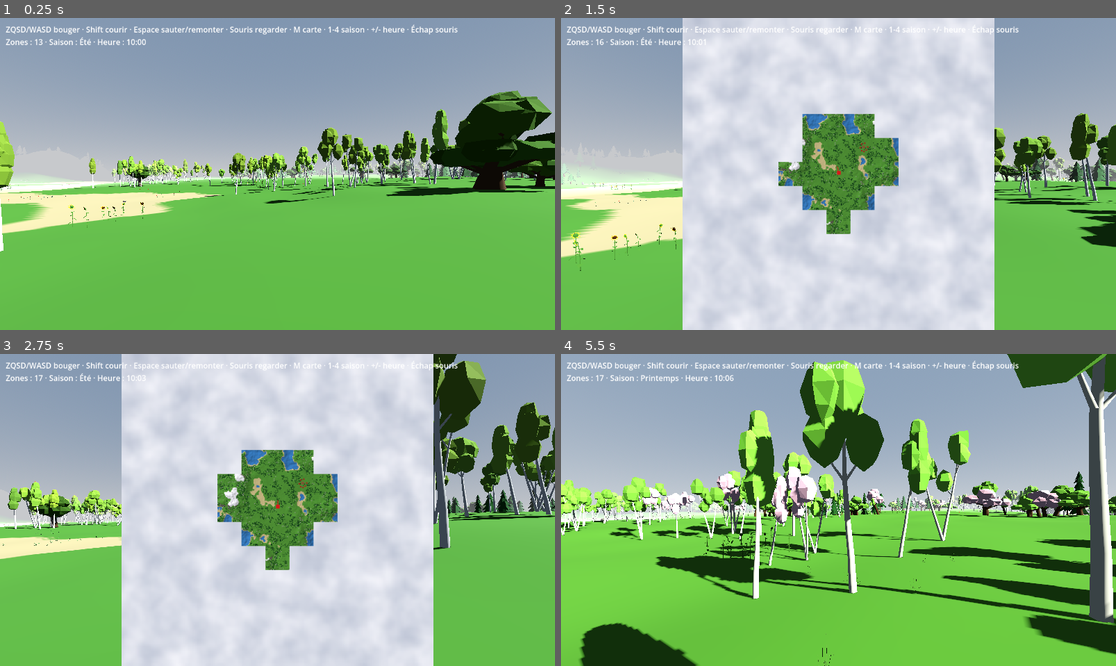
Above: before the commit, frames 1-4 (two rows, left to right).
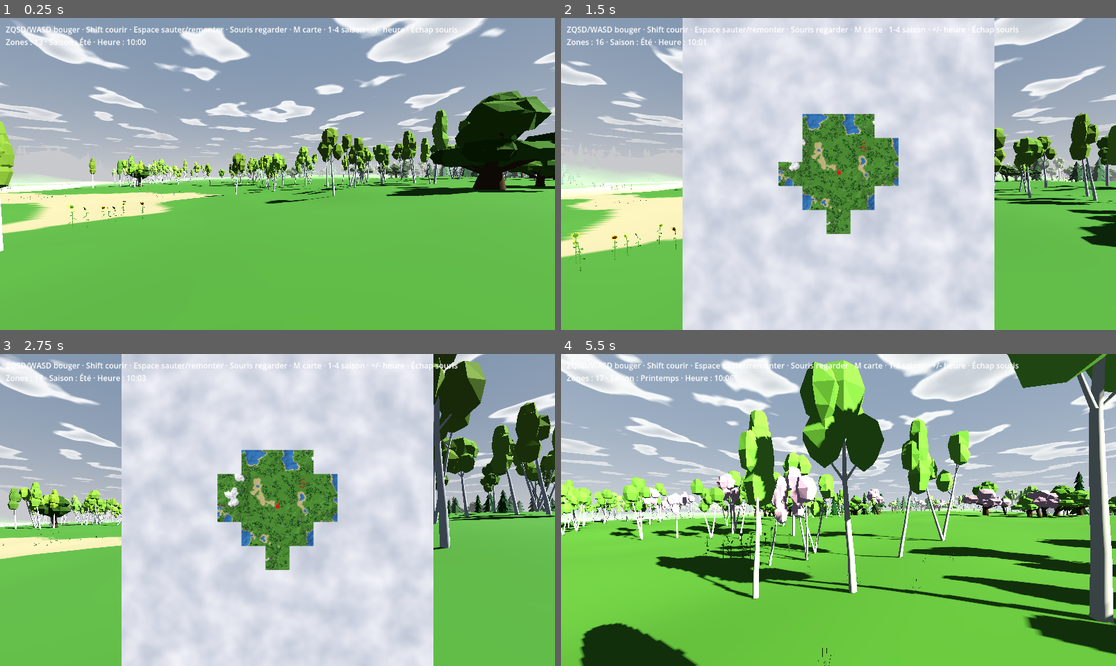
Above: after the commit, the same moments.

Repository: tdebarochez/openworld
Game: Godot game, scene res://main.tscn
Two runs of this game, one before a commit and one after it. Both use one fixed random seed, a clock stepped at 60 frames per second and the inputs below.
Inputs (mouse positions are in pixels of both pictures, inside the frame that each line leads up to):
- Up to frame 1 (0.25 s): no input
- Up to frame 2 (1.5 s): tap Enter at 0.5 s; move the mouse to (866, 174) at 0.52 s; hold W from 0.53 s (still down); tap M at 0.6 s; tap Space at 0.77, 1.07 s; move the mouse to (810, 174) at 1.27 s; tap Shift at 1.35 s
- Up to frame 3 (2.75 s): keep holding W; tap Space at 1.52, 1.82 s; move the mouse to (288, 503) at 2.02 s; tap 1 at 2.1 s
- Up to frame 4 (5.5 s): keep holding W; move the mouse to (832, 516) at 2.77 s; tap 4 at 2.85 s; tap Space at 3.02, 3.32, 3.77, 4.07, 4.52, 4.82 s; move the mouse to (877, 513) at 3.52 s; tap 6 at 3.6 s; move the mouse to (794, 506) at 4.27 s; tap M at 4.35 s; move the mouse to (844, 510) at 5.02 s; hold Shift from 5.03 s (still down)

The runs differ from the first frame. In frame 1, 7.6% of the frame differs, in the area x 0-100%, y 0-45%; in frame 2, 3.2%; in frame 3, 2.5%; in frame 4, 8.8%, in the area x 0-100%, y 0-44%.

Commit message:
Add drifting cumulus clouds tinted by the hour and the season
clouds.gd: a low-poly sphere just inside the camera's far plane follows the
camera; its unshaded, fog-free shader casts each view ray onto a virtual
cloud base 1200 m up and reads a seamless noise texture in world space, so
clouds drift with the wind and stay put as the player walks. Colours come
from the sun/moon light and sky colours daynight.gd sets; coverage eases to
the season's (fair summer, overcast winter). Drawn over the sky, hiding stars.

Co-Authored-By: Claude Opus 5.5 <noreply@anthropic.com>

Diff:
--- /dev/null
+++ b/clouds.gd
@@ -0,0 +1,92 @@
+extends MeshInstance3D
+## Cumulus layer. The camera's far plane is only 250 m, so the clouds live on a virtual plane
+## HEIGHT m up: a sphere just inside the far plane follows the camera, and each of its pixels casts
+## the view ray onto that plane and reads a tiling noise texture there (world coordinates, so the
+## clouds drift with the wind and the player walks under them). Unshaded and fog-free; drawn before
+## every other transparent object, over the sky (hides the stars) and the fully fogged distant terrain.
+## Colours come from what daynight.gd set for the hour (light, horizon haze, sky top), so no light
+## logic is repeated here; the season sets the coverage.
+
+const HEIGHT := 1200.0  # m, cloud base
+const TILE := 5000.0  # m covered by one repeat of the noise texture
+const WIND := Vector2(9.0, 4.0)  # m/s
+const COVER := [0.3, 0.6, 0.85, 0.45]  # sky fraction-ish, by seasons.Season
+const SHADER := """
+shader_type spatial;
+render_mode unshaded, fog_disabled, cull_disabled, depth_draw_never, shadows_disabled;
+uniform sampler2D noise_tex : filter_linear_mipmap, repeat_enable;
+uniform vec3 lit : source_color;  // thin edges, lit by the sun / moon and the sky
+uniform vec3 shade : source_color;  // thick cores, seen from below
+uniform vec3 haze : source_color;  // sky horizon colour: clouds melt into it far away
+uniform float cover;
+uniform float height;
+uniform float tile;
+uniform vec2 drift;  // uv, wrapped to [0, 1)
+varying vec3 world_pos;
+
+void vertex() {
+	world_pos = (MODEL_MATRIX * vec4(VERTEX, 1.0)).xyz;
+}
+
+void fragment() {
+	vec3 dir = normalize(world_pos - CAMERA_POSITION_WORLD);
+	float up = max(dir.y, 0.01);  // no branch: keeps the texture derivatives valid
+	vec2 uv = (CAMERA_POSITION_WORLD.xz + dir.xz * (height - CAMERA_POSITION_WORLD.y) / up) / tile;
+	float n = texture(noise_tex, uv + drift).r * 0.8 + texture(noise_tex, uv * 3.0 + drift * 4.0 + 0.37).r * 0.2;
+	float edge = mix(0.72, 0.38, cover);
+	float thick = smoothstep(edge, edge + 0.3, n);
+	ALBEDO = mix(mix(lit, shade, thick), haze, 1.0 - smoothstep(0.02, 0.3, dir.y));
+	ALPHA = smoothstep(edge, edge + 0.06, n) * smoothstep(0.0, 0.1, dir.y);
+}
+"""
+
+var world  # world.gd
+var cover := -1.0  # eases towards COVER[season]
+var drift := Vector2.ZERO
+var lit: Color
+var mat := ShaderMaterial.new()
+
+
+func _ready() -> void:
+	if world == null:
+		world = get_parent()
+	var noise := FastNoiseLite.new()
+	noise.seed = 99
+	noise.noise_type = FastNoiseLite.TYPE_SIMPLEX_SMOOTH
+	noise.frequency = 0.012  # ~3 cloud groups across a tile
+	noise.fractal_octaves = 3
+	var img := noise.get_seamless_image(256, 256)
+	img.generate_mipmaps()
+	mat.shader = Shader.new()
+	mat.shader.code = SHADER
+	mat.render_priority = -100  # before snow, petals, water
+	mat.set_shader_parameter("noise_tex", ImageTexture.create_from_image(img))
+	mat.set_shader_parameter("height", HEIGHT)
+	mat.set_shader_parameter("tile", TILE)
+	var sphere := SphereMesh.new()
+	sphere.radius = world.player.camera.far * 0.9
+	sphere.height = sphere.radius * 2.0
+	sphere.radial_segments = 16
+	sphere.rings = 8
+	mesh = sphere
+	material_override = mat
+	cast_shadow = GeometryInstance3D.SHADOW_CASTING_SETTING_OFF
+	_process(0.0)
+
+
+func _process(delta: float) -> void:
+	global_position = world.player.camera.global_position
+	drift = (drift + WIND * delta / TILE).posmod(1.0)
+	var target: float = COVER[world.seasons.season]
+	cover = target if cover < 0.0 else lerpf(cover, target, minf(delta * 0.3, 1.0))
+	var sun: DirectionalLight3D = world.seasons.sun
+	var sky: ProceduralSkyMaterial = world.seasons.sky
+	var light := sun.light_color * sun.light_energy
+	var haze := sky.sky_horizon_color
+	var shade := sky.sky_top_color.lerp(haze, 0.6) * (1.0 - 0.35 * cover) + light * 0.15
+	lit = (haze * 0.85 + light * 0.45).lerp(shade, cover * 0.5)  # overcast: flatter, greyer
+	mat.set_shader_parameter("lit", lit)
+	mat.set_shader_parameter("shade", shade)
+	mat.set_shader_parameter("haze", haze)
+	mat.set_shader_parameter("cover", cover)
+	mat.set_shader_parameter("drift", drift)
--- /dev/null
+++ b/tests/test_clouds.gd
@@ -0,0 +1,68 @@
+extends SceneTree
+# Run: godot --headless --path . -s tests/test_clouds.gd
+# The cloud dome follows the camera and drifts with the wind, winter is more overcast than summer,
+# clouds darken at night and turn warm at sunset.
+
+var w
+var frames := 0
+
+
+func _initialize() -> void:
+	w = load("res://main.tscn").instantiate()
+	root.add_child(w)
+
+
+func _physics_process(_delta: float) -> bool:
+	frames += 1
+	if frames == 1:
+		if _check():  # a failed assert() returns null from _check without stopping the run
+			print("CLOUDS OK")
+			quit()
+		else:
+			quit(1)
+	return false
+
+
+func _check():
+	var c = w.find_children("", "MeshInstance3D", false, false).filter(
+		func(n): return n.get_script() == preload("res://clouds.gd"))[0]
+	var cam: Camera3D = w.player.camera
+	assert(c.mesh.radius < cam.far, "dome inside the far plane")
+	assert(c.cast_shadow == GeometryInstance3D.SHADOW_CASTING_SETTING_OFF)
+
+	# Follows the camera; the wind moves the clouds.
+	w.player.global_position += Vector3(300, 0, -150)
+	var drift: Vector2 = c.drift
+	c._process(10.0)
+	assert(c.global_position.is_equal_approx(cam.global_position))
+	assert(not c.drift.is_equal_approx(drift), "no wind drift")
+
+	# Season: winter overcast, summer fair weather (cover eases towards the season's value).
+	var S = w.seasons.Season
+	w.seasons.set_season(S.WINTER)
+	c._process(100.0)
+	var winter: float = c.cover
+	w.seasons.set_season(S.SUMMER)
+	c._process(0.5)
+	assert(c.cover < winter and c.cover > c.COVER[S.SUMMER], "eases, no jump")
+	c._process(100.0)
+	print("cover: summer %.2f, winter %.2f" % [c.cover, winter])
+	assert(winter > c.cover + 0.3)
+
+	# Light: bright at noon, dim at night (no glow), warm at sunset.
+	var d = w.daynight
+	d.set_time(d.NOON)
+	c._process(0.0)
+	var noon: Color = c.lit
+	d.set_time(0.0)
+	c._process(0.0)
+	var night: Color = c.lit
+	d.set_time(20.5)  # summer sunset
+	c._process(0.0)
+	var dusk: Color = c.lit
+	print("lit: noon %s, night %s, dusk %s" % [noon, night, dusk])
+	assert(noon.v > 0.8 and night.v < noon.v * 0.4)
+	assert(night.b > night.r, "cool night tint")
+	assert(dusk.r > dusk.b * 1.5, "warm sunset")
+	assert((c.material_override as ShaderMaterial).get_shader_parameter("lit") == dusk)
+	return true
--- a/world.gd
+++ b/world.gd
@@ -109,6 +109,7 @@
 	daynight.world = self
 	add_child(daynight)  # after seasons.setup(): applies its light for the hour
 	add_child(preload("res://birds.gd").new())  # finds the world as its parent
+	add_child(preload("res://clouds.gd").new())  # same
 	var layer := CanvasLayer.new()
 	var map := preload("res://map.gd").new()
 	map.world = self
Not shown, added: clouds.gd.uid
Not shown, added: tests/test_clouds.gd.uid
